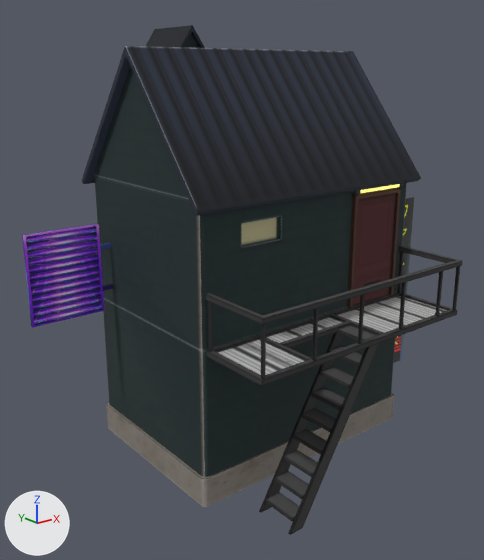
Two versions of the FBX model Assets/XanaBuilder Assets/Models/FUT/03_Shops/FUT0310004_Shop04/FUT0310004.fbx, one commit apart.
The view is the same before and after, from a 50 mm camera at (-6.5, -7.98, 6.09) aimed at (-0.15, -0.04, 2.91). Lighting does not change. The marker at lower left points along +X, +Y and +Z. Where no turn or scale is listed for an object, it has been applied to the vertices.

Names of what the first picture shows: 'smFUT0310004'.
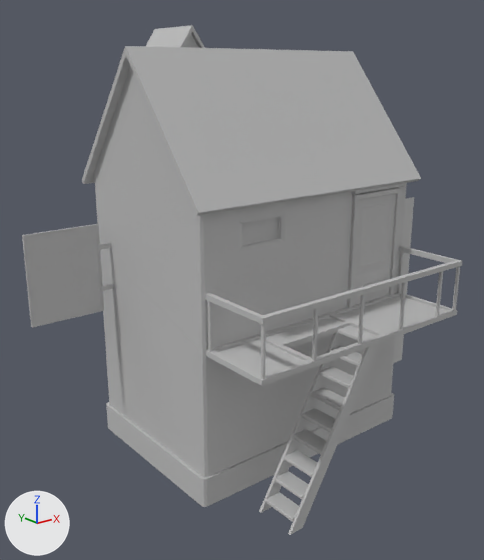
Edits to the bpy script that builds the scene:
```text
Change mat_mtfut0310004_placemode_04:
    remove mat_mtfut0310004_placemode_04.texture = img_txfut0310004_diffuse_04_png
    add mat_mtfut0310004_placemode_04.base_color = (0.5, 0.5, 0.5)  # grey #bcbcbc
Change mat_mtfut0310004_placemode_05:
    remove mat_mtfut0310004_placemode_05.texture = img_txfut0310004_diffuse_05_png
    add mat_mtfut0310004_placemode_05.base_color = (0.5, 0.5, 0.5)  # grey #bcbcbc
Change mat_mtfut0310004_placemode:
    where n0 = _N.new('ShaderNodeBsdfPrincipled'); n0.name = 'Principled BSDF'
    add n0.inputs[0].default_value = (0.5, 0.5, 0.5, 1.0)  # 'Base Color', grey #bcbcbc
    remove n0.inputs[28].default_value = 1.0  # 'Emission Strength'
    remove n2 = _N.new('ShaderNodeTexImage'); n2.name = 'Image Texture'
    remove n2.image = img_txfut0310004_diffuse_png
    remove n3 = _N.new('ShaderNodeTexImage'); n3.name = 'Image Texture.001'
    remove n3.image = img_txfut0310004_emission_png
    remove _L.new(n2.outputs[0], n0.inputs[0])  # 'Color' to 'Base Color'
    remove _L.new(n3.outputs[0], n0.inputs[27])  # 'Color' to 'Emission Color'
```

Changed parts and their boxes (x1, y1, x2, y2) in the pictures (484 x 560 px):
'smFUT0310004', surface changed (black to grey): (22, 25, 462, 535) in both
